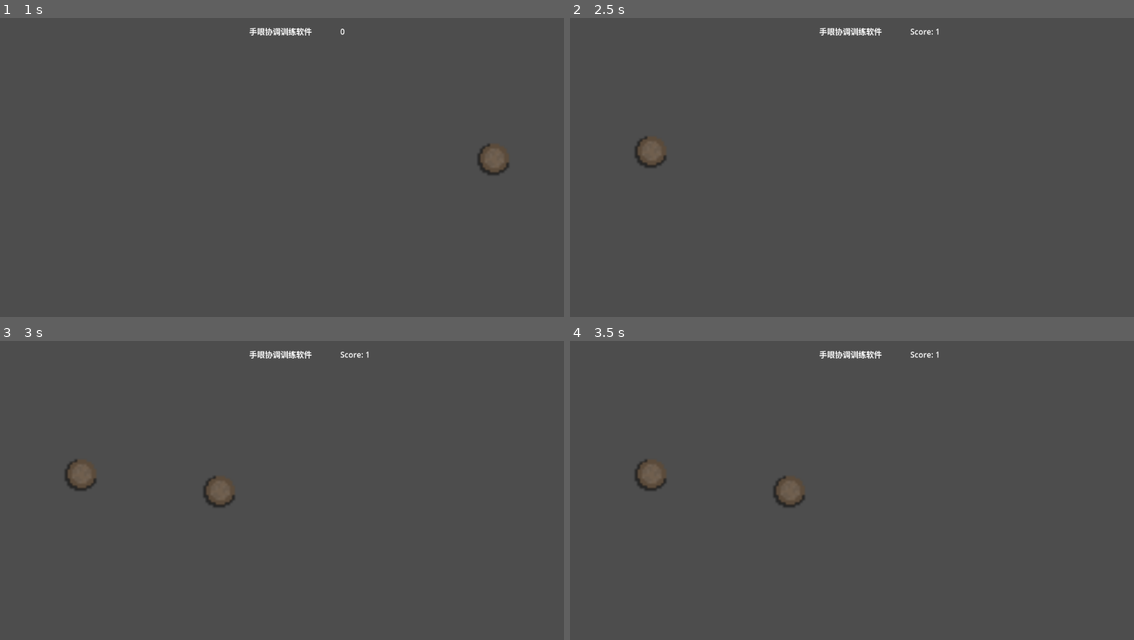
Above: before the commit, frames 1-4 (two rows, left to right).
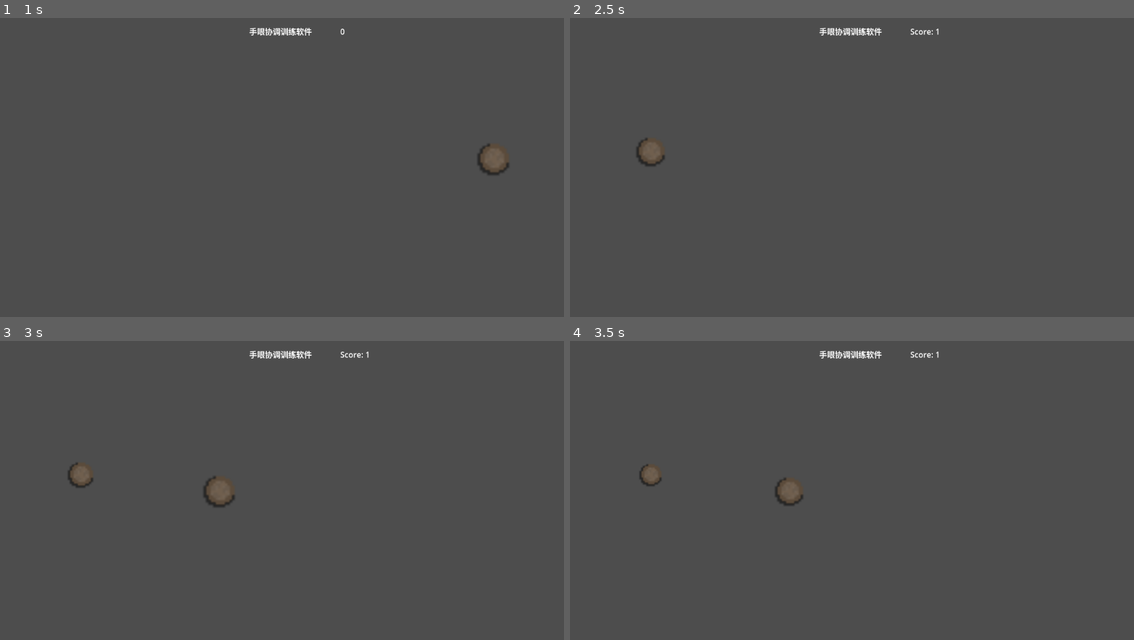
Above: after the commit, the same moments.

Repository: LiRenTech/agile-clicker
Game: Godot game, scene res://main.tscn
The game is run twice, just before and just after one commit, with the same random seed, the same clock (stepped at 60 frames per second) and the same inputs.
Inputs (mouse positions are in pixels of both pictures, inside the frame that each line leads up to):
- Up to frame 1 (1 s): tap Enter at 0.5 s; move the mouse to (406, 161) at 0.52 s; click (406, 161) at 0.67 s
- Up to frame 2 (2.5 s): tap Space at 1.25 s; move the mouse to (1060, 158) at 1.27 s; click (1060, 158) at 1.42 s; move the mouse to (908, 107) at 2.02 s; click (908, 107) at 2.17 s
- Up to frame 3 (3 s): tap Enter at 2.75 s; move the mouse to (253, 562) at 2.77 s; click (253, 562) at 2.92 s
- Up to frame 4 (3.5 s): no input

Frame 1 is identical in both runs. In frame 2, less than 0.1% of the frame differs, in the area x 11-18%, y 39-50%; in frame 3, 0.1%; in frame 4, 0.3%, in the area x 11-42%, y 39-56%.

Commit message:
完成基本逻辑

Diff:
--- a/ball.gd
+++ b/ball.gd
@@ -1,10 +1,20 @@
 extends Node2D
 
 # 定义一个自定义信号，用于通知主场景球被点击
-signal ball_destroyed  # 将信号定义在根节点
+signal ball_expired  # 自然消失扣分信号
+signal ball_clicked  # 点击加分信号
+
+@export var shrink_speed: float = 0.2  # 缩小速度（可在 Inspector 调整）
 
 # Called every frame. 'delta' is the elapsed time since the previous frame.
 func _process(delta):
+	# 持续缩小
+	scale -= Vector2.ONE * shrink_speed * delta
+
+	# 缩小到阈值时消失
+	if scale.x <= 0.1:
+		emit_signal("ball_expired")
+		queue_free()
 	pass
 
 # 暴露Area2D的输入事件到根节点
@@ -13,5 +23,5 @@
 
 func _on_Area2D_input_event(viewport, event, shape_idx):
 	if event is InputEventMouseButton and event.pressed and event.button_index == MOUSE_BUTTON_LEFT:
-		emit_signal("ball_destroyed")
+		emit_signal("ball_clicked")
 		queue_free()
--- a/main.gd
+++ b/main.gd
@@ -1,5 +1,6 @@
 extends Node
 var score = 0  # 分数
+var game_active = true  # 游戏状态标志
 var ball_scene = preload("res://ball.tscn")  # 加载球对象场景
 var timer_interval = 1.0  # 初始生成间隔
 var max_balls = 5  # 最大同时存在的球数量
@@ -24,24 +25,37 @@
 	)
 	ball.position = random_pos
 	# 连接球消失时的信号
-	ball.connect("ball_destroyed", Callable(self, "_on_Ball_destroyed"))
+	ball.connect("ball_clicked", Callable(self, "_on_ball_clicked"))
+	ball.connect("ball_expired", Callable(self, "_on_ball_expired"))
 
-
-
-# 当球被点击并移除时增加分数
-func _on_Ball_destroyed():
-	print("on ball destory")
+func update_ui():
+	$CanvasLayer/ScoreLabel.text = "Score: %d" % score
+# 点击加分逻辑
+func _on_ball_clicked():
+	if !game_active:
+		return
 	score += 1
-	$CanvasLayer/ScoreLabel.text = "Score: " + str(score)
-
+	update_ui()
 	# 动态调整球生成速度
 	timer_interval = max(0.2, timer_interval * 0.95)  # 每次减少生成间隔
 	$Timer.wait_time = timer_interval
 
-# 游戏结束逻辑
+# 自然消失扣分逻辑
+func _on_ball_expired():
+	if !game_active:
+		return
+	score -= 2  # 扣分幅度大于加分
+	update_ui()
+
+	# 游戏结束条件
+	if score <= 0:
+		game_over()
+
 func game_over():
-	get_tree().paused = true  # 暂停游戏
-	print("Game Over! Final Score: ", score)
+	game_active = false
+	$Timer.stop()
+	get_tree().paused = true
+	$CanvasLayer/GameOverLabel.visible = true
 
 # 每次 Timer 触发时生成一个球
 func _on_timer_timeout():
--- a/main.tscn
+++ b/main.tscn
@@ -22,6 +22,14 @@
 offset_bottom = 39.0
 text = "0"
 
+[node name="GameOverLabel" type="Label" parent="CanvasLayer"]
+visible = false
+offset_left = 314.0
+offset_top = 172.0
+offset_right = 493.0
+offset_bottom = 232.0
+text = "GameOver"
+
 [node name="Timer" type="Timer" parent="."]
 
 [connection signal="timeout" from="Timer" to="." method="_on_timer_timeout"]
